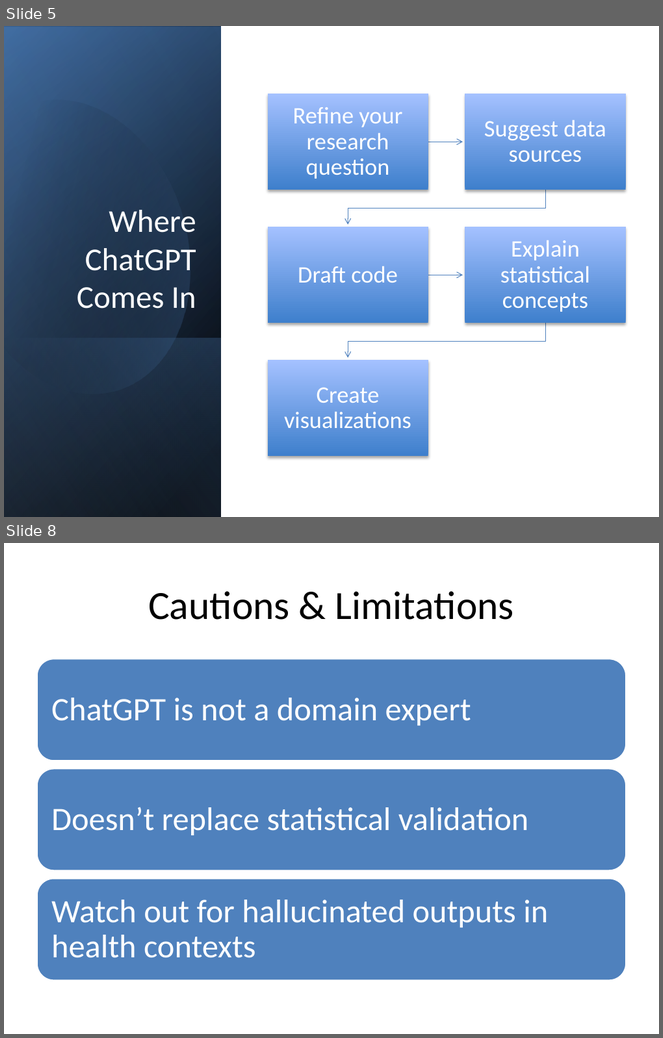
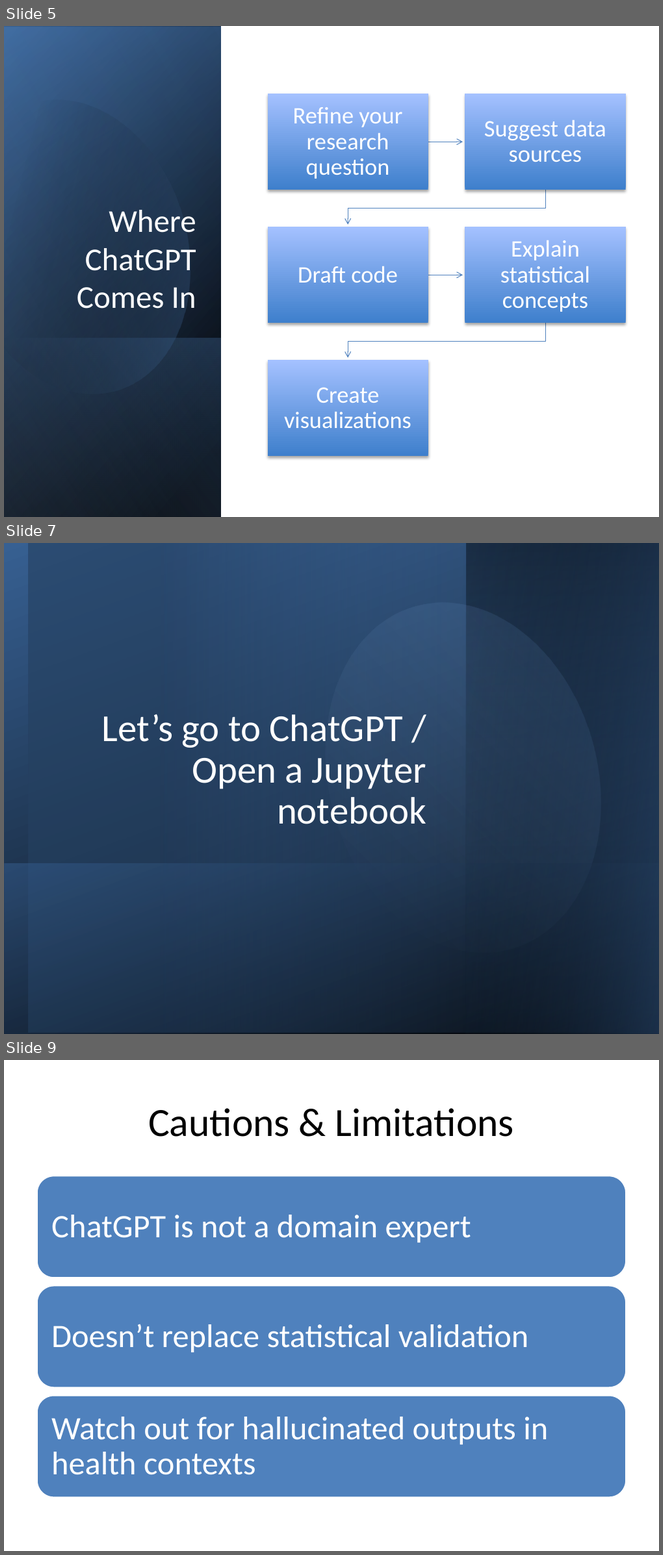
Before and after one commit to Kimformatics/ChatGPT_PersonalProjects, a slide deck: finalChatGPT_Cancer_Epi_Personal_Projects.pptx. Shown one above the other, each under a label of ours: slides 5 and 8 before the commit, slides 5, 7 and 9 after it; the slides between them are not shown. The pictures are 663x1038 and 663x1555 pixels, drawn with LibreOffice and Linux fonts; fonts in the diff are those of the drawing. Boxes give left, top, right and bottom in pixels: in the first picture for what was removed or moved away, otherwise in the second. Text is boxed around its words. In the diff, an @@ line names an element or a change of style, - is before the commit and + after.

```diff
--- a/finalChatGPT_Cancer_Epi_Personal_Projects.pptx
+++ b/finalChatGPT_Cancer_Epi_Personal_Projects.pptx
@@ slide 7 added at [4,543,659,1034], background #FFFFFF @@
@@ rectangle added at [4,543,659,1034], fill gradient #000000 to #376092 @@
@@ rectangle added at [28,543,659,1033], fill gradient #254061 to #4F81BD @@
@@ rectangle added at [466,544,659,1034], fill gradient #376092 to #000000 @@
@@ rectangle added at [467,543,659,1034], fill gradient #376092 to #000000 @@
@@ ellipse added at [287,570,640,984], fill gradient #4F81BD to #95B3D7 @@
@@ title added at [102,714,426,824], 42 pt, text #FFFFFF @@
+Let’s go to ChatGPT / Open a Jupyter notebook
@@ rectangle added at [5,864,659,1034], fill gradient #376092 to #000000 @@
@@ what was slide 8 is now slide 9 @@
```
Also in this commit, not shown: 4 slides changed.
